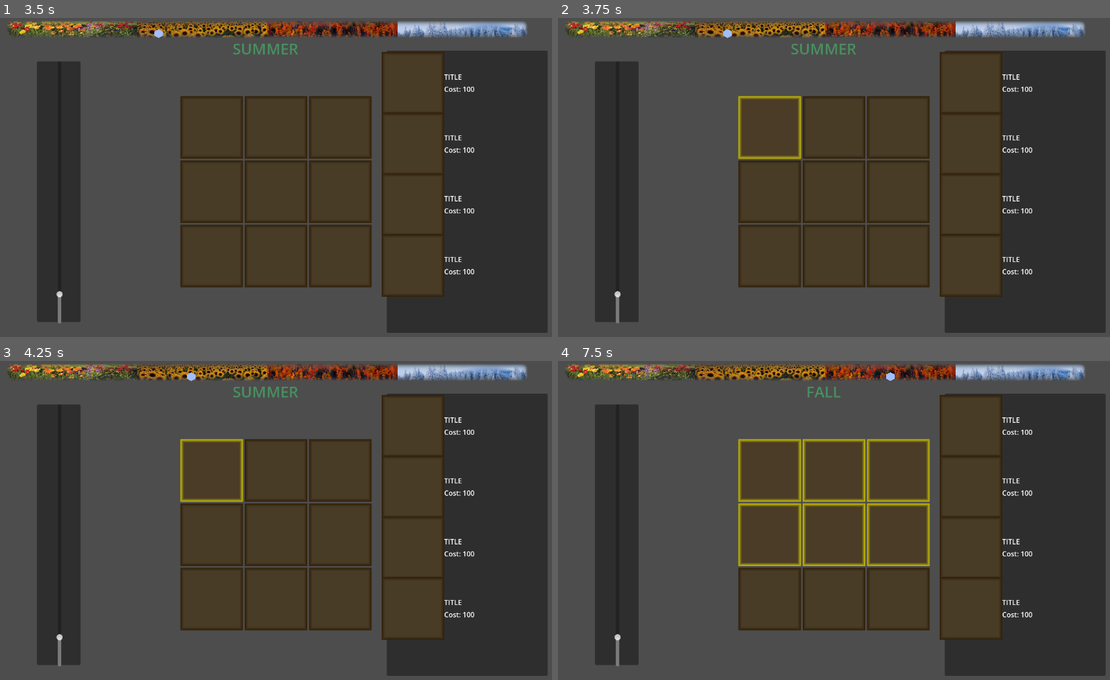
Above: before the commit, frames 1-4 (two rows, left to right).
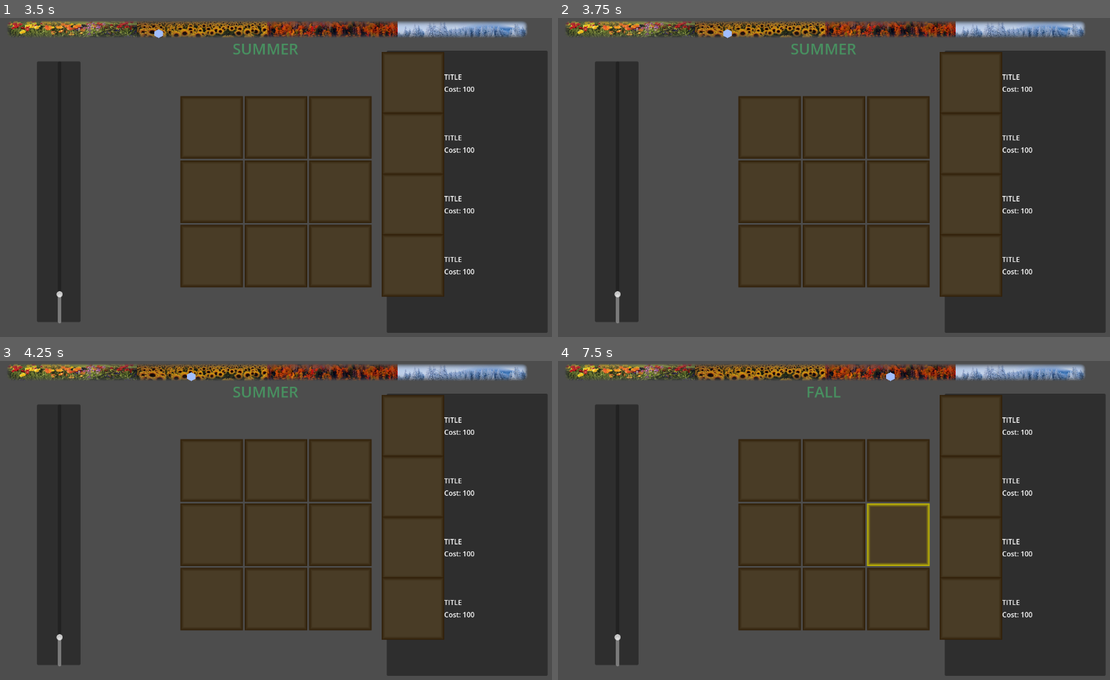
Above: after the commit, the same moments.

Repository: jintachi/GWJ85
Game: Godot game, scene res://scenes/main.tscn
The game is run twice, just before and just after one commit, with the same random seed, the same clock (stepped at 60 frames per second) and the same inputs.
Inputs (mouse positions are in pixels of both pictures, inside the frame that each line leads up to):
- Up to frame 1 (3.5 s): move the mouse to (414, 81) at 0.52 s; hold E (turn_right) 0.53-1.28 s; hold Shift 0.53-1.28 s; click (414, 81) at 0.67 s; tap Ctrl at 0.8, 1.35, 2.3, 2.85 s; move the mouse to (414, 142) at 1.27 s; hold Q (turn_left) 1.28-2.03 s; click (414, 142) at 1.42 s; tap Shift at 1.55, 3.05 s; tap Enter at 2 s; move the mouse to (414, 206) at 2.02 s; hold Shift 2.03-2.78 s; hold E (turn_right) from 2.03 s (still down); click (414, 206) at 2.17 s; tap Space at 2.75 s; move the mouse to (414, 266) at 2.77 s; click (414, 266) at 2.92 s
- Up to frame 2 (3.75 s): tap Enter at 3.5 s; move the mouse to (767, 126) at 3.52 s; release E (turn_right) at 3.53 s; hold Q (turn_left) from 3.53 s (still down); hold Shift from 3.53 s (still down); click (767, 126) at 3.67 s
- Up to frame 3 (4.25 s): keep holding Q (turn_left); keep holding Shift; tap Ctrl at 3.8 s
- Up to frame 4 (7.5 s): tap Space at 4.25, 7.25 s; move the mouse to (834, 469) at 4.27 s; release Shift at 4.28 s; tap Ctrl at 4.35, 5.3, 5.85, 6.8, 7.35 s; click (834, 469) at 4.42 s; tap Shift at 4.55, 6.05 s; move the mouse to (900, 469) at 5.02 s; hold Shift 5.03-5.78 s; click (900, 469) at 5.17 s; move the mouse to (767, 533) at 5.77 s; release Q (turn_left) at 5.78 s; hold E (turn_right) from 5.78 s (still down); click (767, 533) at 5.92 s; tap Enter at 6.5 s; move the mouse to (834, 533) at 6.52 s; hold Shift 6.53-7.28 s; click (834, 533) at 6.67 s; move the mouse to (900, 533) at 7.27 s; click (900, 533) at 7.42 s

Frame 1 is identical in both runs. In frame 2, 0.5% of the frame differs, in the area x 32-45%, y 24-45%; in frame 3, 0.5%; in frame 4, 2.2%, in the area x 32-68%, y 24-65%.

Commit message:
cleaning up previous select logic

Diff:
--- a/scenes/cell_system/tile.gd
+++ b/scenes/cell_system/tile.gd
@@ -24,8 +24,6 @@
 	set_themes()
 	self.add_theme_stylebox_override("panel",unselected_theme)
 
-	# selection box when clicked
-	$Select.visible = selected
 
 #endregion
 
@@ -46,7 +44,6 @@
 			print("Deliver")
 
 func toggle_selection(is_selected:bool) -> void :
-	selected = !selected
 	#$Select.visible = selected
 	if selected:
 		parent.selected_tile = self
@@ -56,6 +53,7 @@
 		self.remove_theme_stylebox_override("panel")
 		self.add_theme_stylebox_override("panel",unselected_theme)
 
+	selected = !selected
 
 func set_themes() -> void:
 	selected_theme = theme.get_stylebox("selected","Tile")
@@ -69,17 +67,15 @@
 		return
 
 	if event.button_index == MOUSE_BUTTON_LEFT and event.is_pressed():
-		#parent._UnselectAll()
-		toggle_selection(selected)
-		#selected = !selected
-		#$Select.visible = selected
-		#if selected:
-			#parent.selected_tile = self
-		#else:
-		#	parent.selected_tile = null
+		if Input.is_physical_key_pressed(KEY_SHIFT) or Input.is_physical_key_pressed(KEY_CTRL):
+			toggle_selection(selected)
+		else :
+			parent._UnselectAll()
+			toggle_selection(selected)
+
 
 func _unselect() -> void:
 	selected = false
-	$Select.visible = selected
+	toggle_selection(selected)
 
 #endregion
--- a/scenes/cell_system/tile.tscn
+++ b/scenes/cell_system/tile.tscn
@@ -1,8 +1,7 @@
-[gd_scene load_steps=4 format=3 uid="uid://c44fogmclava"]
+[gd_scene load_steps=3 format=3 uid="uid://c44fogmclava"]
 
 [ext_resource type="Theme" uid="uid://b5ldjeqg05ylx" path="res://assets/THEMES/new_theme.tres" id="1_e5d2n"]
 [ext_resource type="Script" uid="uid://c1naffjba6fjn" path="res://scenes/cell_system/tile.gd" id="1_ysrkh"]
-[ext_resource type="Texture2D" uid="uid://ciyr8agvpbrh1" path="res://assets/IMAGES/select.png" id="2_xjvjy"]
 
 [node name="Tile" type="PanelContainer"]
 custom_minimum_size = Vector2(128, 128)
@@ -28,10 +27,4 @@
 expand_mode = 2
 stretch_mode = 5
 
-[node name="Select" type="Sprite2D" parent="."]
-visible = false
-position = Vector2(63.5, 64)
-scale = Vector2(0.671717, 0.686869)
-texture = ExtResource("2_xjvjy")
-
 [connection signal="gui_input" from="." to="." method="_on_gui_input"]
